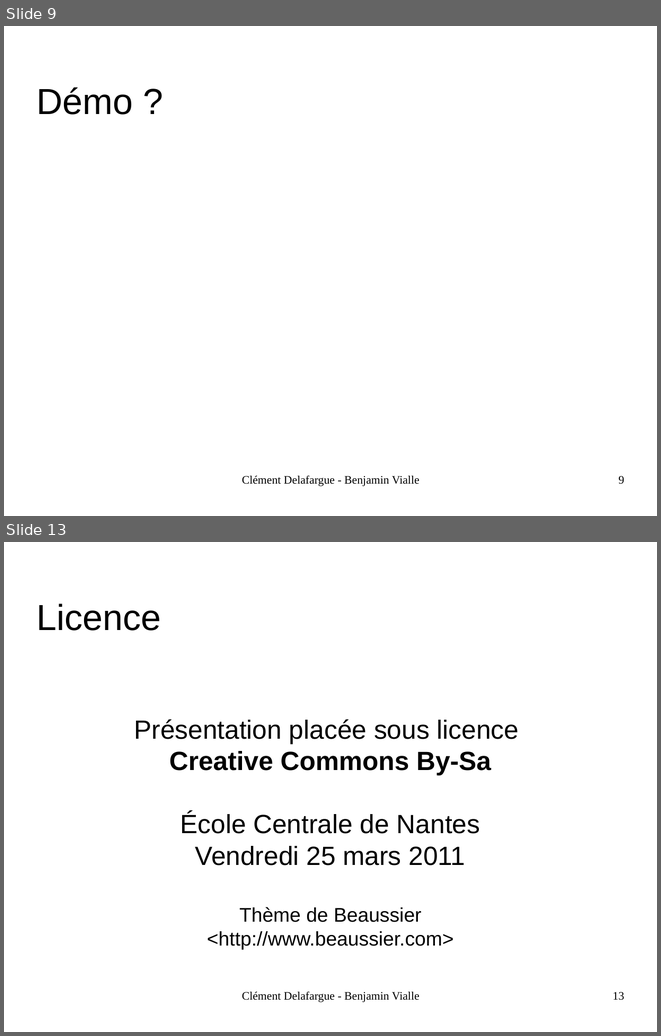
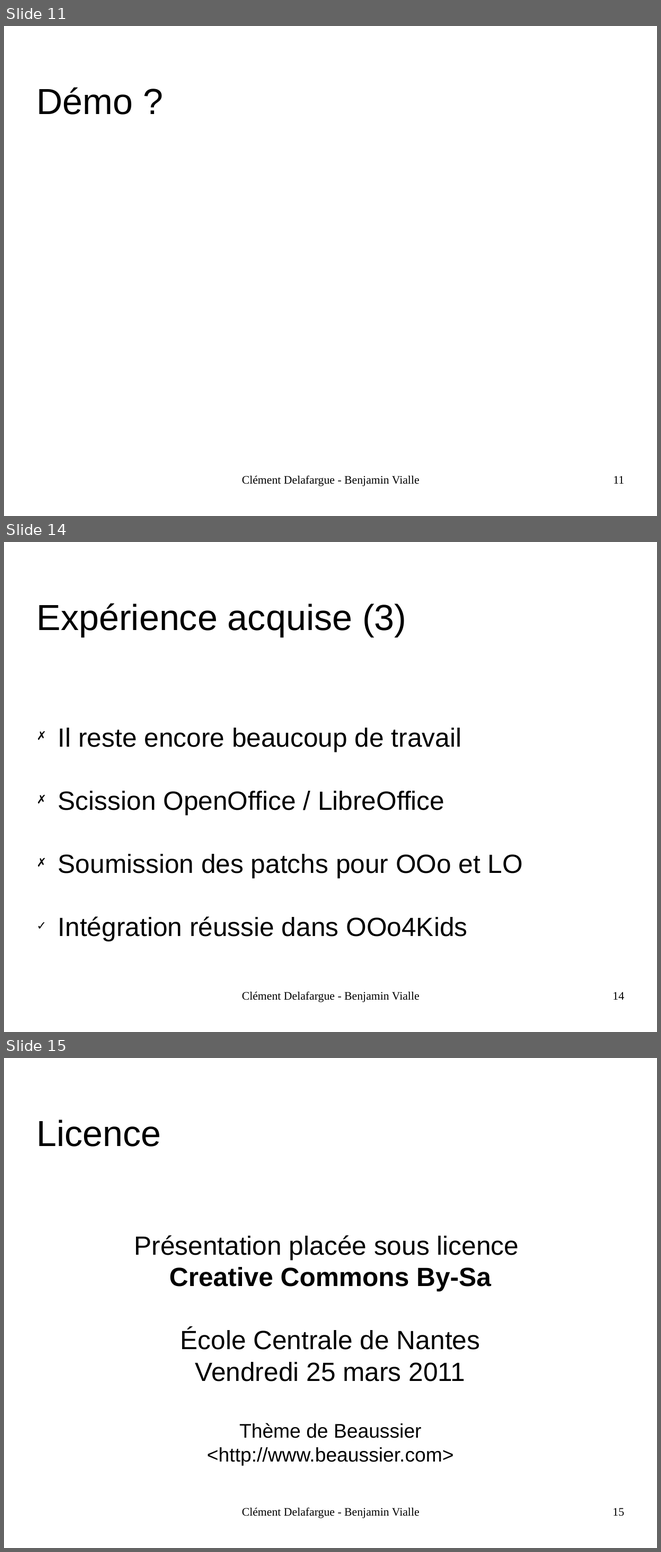
Before and after one commit to divarvel/PAPPL-OOo4Kids-Documents, a slide deck: SOUTENANCE/OOo4Kids.odp. Shown one above the other, each under a label of ours: slides 9 and 13 before the commit, slides 11, 14 and 15 after it; the slides between them are not shown. The pictures are 661x1036 and 661x1552 pixels, drawn with LibreOffice and Linux fonts; fonts in the diff are those of the drawing; background and template pictures are left out. Boxes give left, top, right and bottom in pixels: in the first picture for what was removed or moved away, otherwise in the second. Text is boxed around its words. In the diff, an @@ line names an element or a change of style, - is before the commit and + after.

Commit message:
Soutenance OOo4Kids. V1

```diff
--- a/SOUTENANCE/OOo4Kids.odp
+++ b/SOUTENANCE/OOo4Kids.odp
@@ slide 14 added at (4, 542, 657, 1032), background picture (left out) @@
@@ title added at (37, 603, 406, 637), 44 pt, text #000000 @@
+Expérience acquise (3)
@@ subtitle added at (58, 728, 523, 941), 32 pt, text #000000 @@
+✗ Il reste encore beaucoup de travail
+✗ Scission OpenOffice / LibreOffice
+✗ Soumission des patchs pour OOo et LO
+✓ Intégration réussie dans OOo4Kids
@@ text added at (242, 991, 420, 1002), 14 pt, text #000000 @@
+Clément Delafargue - Benjamin Vialle
@@ page number added at (612, 991, 624, 999), 14 pt, text #000000 @@
+14
@@ what was slide 9 is now slide 11 @@
@@ page number at (613, 475, 624, 483): text changed @@
-9
+11
@@ what was slide 13 is now slide 15 @@
@@ page number at (612, 1507, 624, 1516): text changed @@
-13
+15
```
Also in this commit, not shown: 4 slides changed, 1 other slide added.
